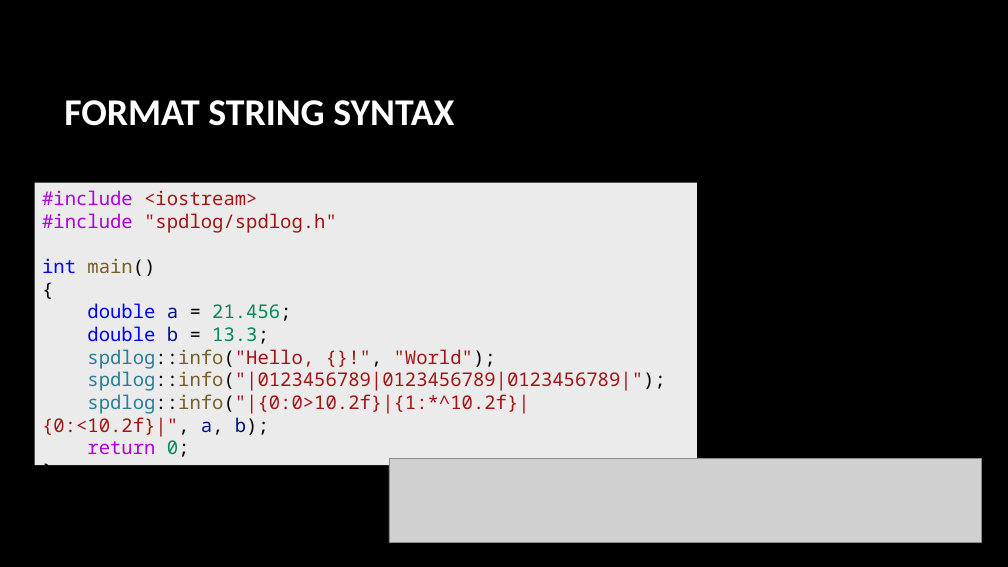
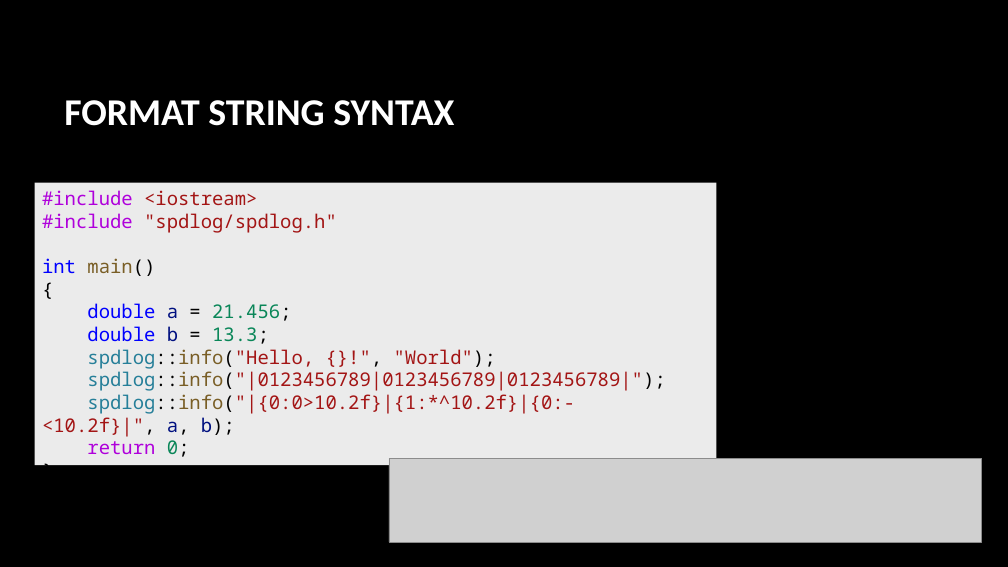
Before and after one commit to CNOCycle/cpp_tutorial, a slide deck: slide 7 of lab02/00-lab02.pptx (slide 6 before the commit). Drawn at 1008x567 pixels with LibreOffice and Linux fonts; fonts in the diff are those of the drawing; grey boxes stand for pictures; background and template pictures are left out. Boxes give left, top, right and bottom in pixels: in the first picture for what was removed or moved away, otherwise in the second. Text is boxed around its words. In the diff, an @@ line names an element or a change of style, - is before the commit and + after.

```diff
--- a/lab02/00-lab02.pptx
+++ b/lab02/00-lab02.pptx
@@ rectangle "#include <iostream>": place and size @@
-rectangle "#include <iostream>" at [35,183,697,466]
+rectangle "#include <iostream>" at [35,183,717,466]
@@ text in rectangle at [42,394,575,437]: text changed @@
-spdlog::info("|{0:0>10.2f}|{1:*^10.2f}|{0:<10.2f}|", a, b);
+spdlog::info("|{0:0>10.2f}|{1:*^10.2f}|{0:-<10.2f}|", a, b);
```
Also in this commit, not shown: 2 other slides changed, 6 slides added.
